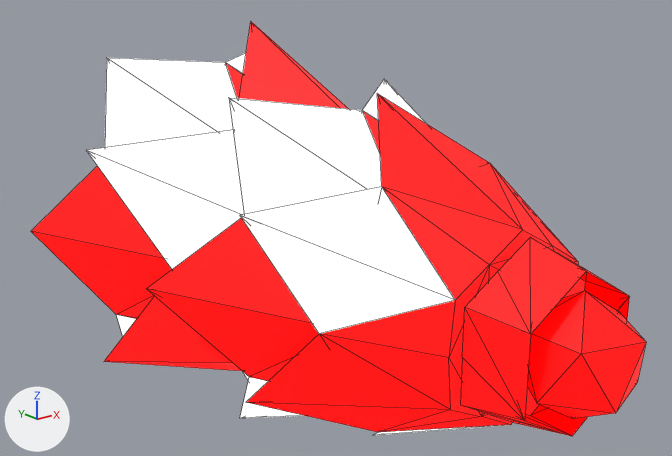
The glTF model addons/Cubiix_Assets/Mods/CoreAssets/Assets/Mesh/Base/Tails/Fluffy_Tail.gltf as it was, and as the next commit left it.
One viewpoint serves both versions: a 50 mm lens placed at (-2.68, -1.19, 2.72), pointed at (0.01, 2.17, 1.38). The axes (+X, +Y, +Z) are drawn at lower left. The lights are the same throughout. Mesh edges are drawn as thin lines. Vertices at the same position are counted once.

Script lines for the objects in view, before the commit:
```python
mat_material = bpy.data.materials.new('Material')
mat_material.use_nodes = True; mat_material.node_tree.nodes.clear()
_N = mat_material.node_tree.nodes; _L = mat_material.node_tree.links
n0 = _N.new('ShaderNodeBsdfPrincipled'); n0.name = 'Principled BSDF'
n0.inputs[2].default_value = 0.61  # 'Roughness'
n0.inputs[28].default_value = 1.0  # 'Emission Strength'
n1 = _N.new('ShaderNodeOutputMaterial'); n1.name = 'Material Output'
n2 = _N.new('ShaderNodeTexImage'); n2.name = 'Image Texture'
n2.image = img_color_palette
n2.interpolation = 'Closest'
n3 = _N.new('ShaderNodeTexImage'); n3.name = 'Image Texture.001'
n3.image = img_color_palette
n3.interpolation = 'Closest'
_L.new(n0.outputs[0], n1.inputs[0])  # 'BSDF' to 'Surface'
_L.new(n2.outputs[0], n0.inputs[27])  # 'Color' to 'Emission Color'
_L.new(n3.outputs[0], n0.inputs[0])  # 'Color' to 'Base Color'
me_plane_036 = bpy.data.meshes.new('Plane.036')
me_plane_036.from_pydata(...)  # 193 vertices, 349 faces; spans x -1.0..1.0, y 0.49..3.77, z 0.16..2.32
me_plane_036.materials.append(mat_material)
ob_fluffy_tail = bpy.data.objects.new('Fluffy_Tail', me_plane_036)
ob_fluffy_tail.location = (0.0, 0.0, 0.0)
```
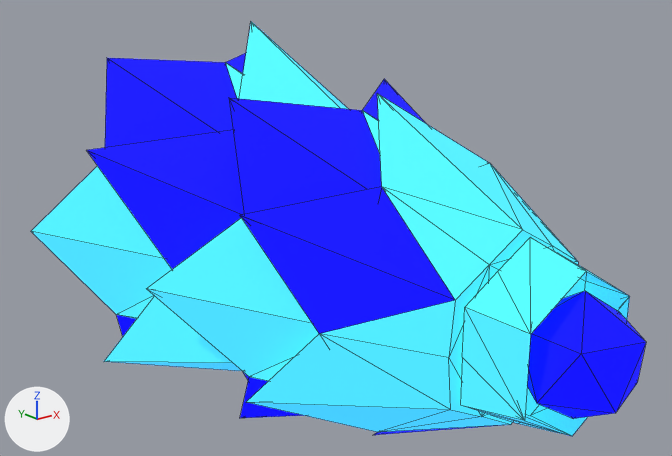
Pixel boxes (x1, y1, x2, y2) of what changed, in the pictures (672 x 456 px):
'Fluffy_Tail', surface changed
    both: (31, 21, 646, 436)

What changed in the scene script:
```text
Add img_shader_teststrip:
    img_shader_teststrip = load_image('Shader_TestStrip', 'Shader_TestStrip.png', 18, 2, 'sRGB')
Change mat_material:
    where n0 = _N.new('ShaderNodeBsdfPrincipled'); n0.name = 'Principled BSDF'
    n0.inputs[2].default_value: 0.61 -> 1.0  # 'Roughness'
    where n2 = _N.new('ShaderNodeTexImage'); n2.name = 'Image Texture'
    n2.image: img_color_palette -> img_shader_teststrip
    where n3 = _N.new('ShaderNodeTexImage'); n3.name = 'Image Texture.001'
    n3.image: img_color_palette -> img_shader_teststrip
Change me_plane_036:
    where me_plane_036.from_pydata(...)  # 193 vertices, 349 faces; spans x -1.0..1.0, y 0.49..3.77, z 0.16..2.32
    used by ob_fluffy_tail; location = (0.0, 0.0, 0.0)
    me_plane_036 part 1: texture (UV) coordinates of 349 of 349 faces, centred in x -0.76..0.76, y 0.52..3.28, z 0.46..2.02, changed; they spanned u 0.25..0.75, v 0.75..0.75 and now span u 0.03..0.09, v 0.73..0.75
```
